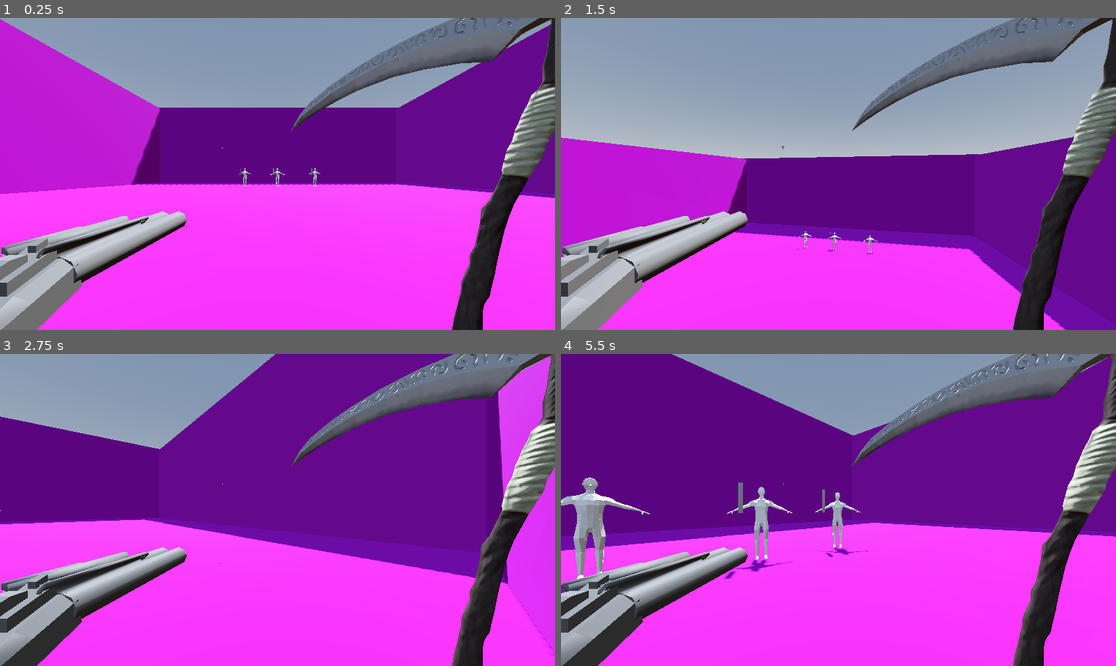
Above: before the commit, frames 1-4 (two rows, left to right).
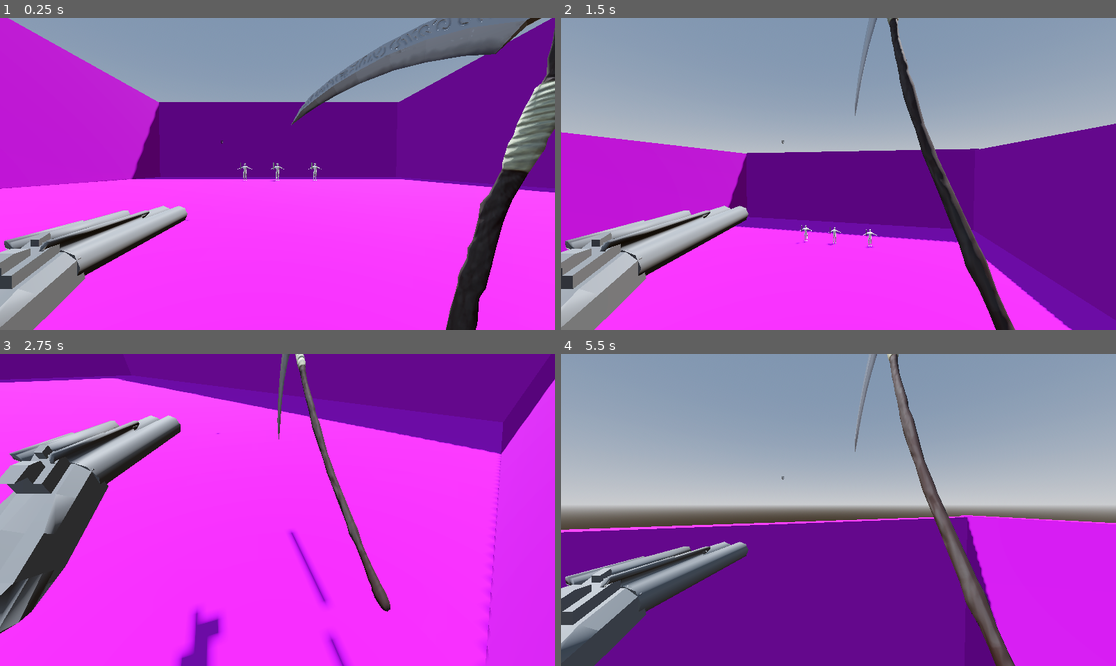
Above: after the commit, the same moments.

Repository: SeminixDev/pandora-boomer-shooter
Game: Godot game, scene res://World/world.tscn
Same seed, same stepped clock (60 frames per second), same inputs: the game is played once before the commit and once after it.
Inputs:
- Up to frame 1 (0.25 s): no input
- Up to frame 2 (1.5 s): tap Enter at 0.5 s; hold Right (right1) 0.53-1.28 s; hold S (down2) 0.53-1.28 s; hold Down (down1) from 1.28 s (still down); tap A (left2) at 1.35 s
- Up to frame 3 (2.75 s): release Down (down1) at 2.03 s; hold Right (right1) from 2.03 s (still down); hold D (right2) from 2.03 s (still down)
- Up to frame 4 (5.5 s): release Right (right1) at 2.78 s; release D (right2) at 2.78 s; hold Up (up1) 2.78-3.53 s; tap W (up2) at 2.85 s; hold S (down2) 3.53-4.28 s; hold Left (left1) 3.53-5.03 s; tap A (left2) at 4.35 s; hold Down (down1) from 5.03 s (still down); hold D (right2) from 5.03 s (still down)

The runs differ from the first frame. In frame 1, 12% of the frame differs, in the area x 0-100%, y 0-100%; in frame 2, 19%; in frame 3, 68%; in frame 4, 89%.

Commit message:
HEAVY SLAM!!!

Diff:
--- a/Enemy/enemy.gd
+++ b/Enemy/enemy.gd
@@ -29,6 +29,9 @@
 var stun_timer: float = 0.0
 
 # --- Common ---
+
+func _ready() -> void:
+	current_health = max_health
 
 func _physics_process(delta: float) -> void:
 	# Add gravity
--- a/Player/Player.tscn
+++ b/Player/Player.tscn
@@ -43,6 +43,75 @@
 "transitions": PackedFloat32Array(1),
 "update": 0,
 "values": [Vector3(0, 0, 0)]
+}
+
+[sub_resource type="Animation" id="Animation_00tjw"]
+resource_name = "heavy_leap"
+length = 0.4
+tracks/0/type = "value"
+tracks/0/imported = false
+tracks/0/enabled = true
+tracks/0/path = NodePath("ScytheAnimationPivot:position")
+tracks/0/interp = 2
+tracks/0/loop_wrap = true
+tracks/0/keys = {
+"times": PackedFloat32Array(0, 0.0001, 0.0002, 0.1, 0.4),
+"transitions": PackedFloat32Array(1, 1, 1, 1, 1),
+"update": 0,
+"values": [Vector3(0, 0, 0), Vector3(0, 0, 0), Vector3(0, 0, 0), Vector3(-0.485, 0.27, 0.515), Vector3(0.175, 0.69, -0.04)]
+}
+tracks/1/type = "value"
+tracks/1/imported = false
+tracks/1/enabled = true
+tracks/1/path = NodePath("ScytheAnimationPivot:rotation")
+tracks/1/interp = 2
+tracks/1/loop_wrap = true
+tracks/1/keys = {
+"times": PackedFloat32Array(0, 0.1, 0.4),
+"transitions": PackedFloat32Array(1, 1, 1),
+"update": 0,
+"values": [Vector3(0, 0, 0), Vector3(-0.46251225, -0.6230825, 0), Vector3(0.59864795, -0.6667158, 0)]
+}
+
+[sub_resource type="Animation" id="Animation_x3vf3"]
+resource_name = "heavy_slam_impact"
+tracks/0/type = "value"
+tracks/0/imported = false
+tracks/0/enabled = true
+tracks/0/path = NodePath("ScytheAnimationPivot:position")
+tracks/0/interp = 2
+tracks/0/loop_wrap = true
+tracks/0/keys = {
+"times": PackedFloat32Array(0, 0.13333334),
+"transitions": PackedFloat32Array(1, 1),
+"update": 0,
+"values": [Vector3(0.175, 0.69, -0.04), Vector3(0, 0, 0)]
+}
+tracks/1/type = "value"
+tracks/1/imported = false
+tracks/1/enabled = true
+tracks/1/path = NodePath("ScytheAnimationPivot:rotation")
+tracks/1/interp = 2
+tracks/1/loop_wrap = true
+tracks/1/keys = {
+"times": PackedFloat32Array(0, 0.13333334),
+"transitions": PackedFloat32Array(1, 1),
+"update": 0,
+"values": [Vector3(0.59864795, -0.6667158, 0), Vector3(1.6493361, -0.53232545, 0)]
+}
+tracks/2/type = "method"
+tracks/2/imported = false
+tracks/2/enabled = true
+tracks/2/path = NodePath(".")
+tracks/2/interp = 1
+tracks/2/loop_wrap = true
+tracks/2/keys = {
+"times": PackedFloat32Array(1),
+"transitions": PackedFloat32Array(1),
+"values": [{
+"args": [],
+"method": &"finish_attack"
+}]
 }
 
 [sub_resource type="Animation" id="Animation_od3ui"]
@@ -96,6 +165,8 @@
 [sub_resource type="AnimationLibrary" id="AnimationLibrary_00tjw"]
 _data = {
 &"RESET": SubResource("Animation_vtle1"),
+&"heavy_leap": SubResource("Animation_00tjw"),
+&"heavy_slam_impact": SubResource("Animation_x3vf3"),
 &"melee_swing": SubResource("Animation_od3ui")
 }
 
--- a/Player/player.gd
+++ b/Player/player.gd
@@ -35,10 +35,8 @@
 @onready var camera: Camera3D = %MainCamera
 var original_camera_rotation_x: float = 0.0
 
-# --- Node ---
-
 func _ready() -> void:
-	original_camera_rotation_x = camera.rotation.x
+	current_health = max_health
 
 	scythe.attack_finished.connect(_on_scythe_attack_finished)
 
@@ -64,6 +62,7 @@
 		State.HEAVY_SLAM:
 			handle_heavy_slam(delta)
 
+
 func handle_inputs(delta: float) -> void:
 	if current_state != State.NORMAL:
 		return # Lockout attacking/re-triggering while already attacking
@@ -86,6 +85,7 @@
 # --- Movement ---
 
 func move(delta: float, speed_multiplier: float = 1.0) -> void:
+
 	# 1. Handle Rotation (Turning)
 	if Input.is_action_pressed("left2"):
 		rotate_y(turn_speed * delta)
@@ -120,6 +120,9 @@
 		velocity.x = move_toward(velocity.x, 0, friction * delta)
 		velocity.z = move_toward(velocity.z, 0, friction * delta)
 
+	# Move camera back when not heavy slamming
+	camera.rotation_degrees.x = move_toward(original_camera_rotation_x, -40.0, 100 * delta)
+
 	# Execute Movement
 	move_and_slide()
 
@@ -173,7 +176,7 @@
 
 func handle_heavy_slam(delta: float) -> void:
 	# Face camera downward
-	camera.rotation_degrees.x = move_toward(camera.rotation_degrees.x, -75.0, 300 * delta)
+	camera.rotation_degrees.x = move_toward(camera.rotation_degrees.x, -40.0, 100 * delta)
 
 	# Plunge velocity (Down + Camera Forward/Backward/Strafe control)
 	var input_direction := Vector3.ZERO
@@ -196,7 +199,6 @@
 		trigger_slam_impact()
 
 func trigger_slam_impact() -> void:
-	camera.rotation.x = original_camera_rotation_x
 	scythe.play_heavy_slam_impact()
 	scythe.set_heavy_active(true)
 
--- a/World/world.tscn
+++ b/World/world.tscn
@@ -69,12 +69,15 @@
 
 [node name="Enemy" parent="Enemies" unique_id=2141865840 instance=ExtResource("2_8a836")]
 transform = Transform3D(-0.9806762, 0, -0.19563816, 0, 1, 0, 0.19563816, 0, -0.9806762, 0, 1, -10.566)
+max_health = 1000
 
 [node name="Enemy2" parent="Enemies" unique_id=1120158493 instance=ExtResource("2_8a836")]
 transform = Transform3D(-0.9806762, 0, -0.19563816, 0, 1, 0, 0.19563816, 0, -0.9806762, -3.7650156, 1, -10.566)
+max_health = 1000
 
 [node name="Enemy4" parent="Enemies" unique_id=1538839082 instance=ExtResource("2_8a836")]
 transform = Transform3D(-0.9806762, 0, -0.19563816, 0, 1, 0, 0.19563816, 0, -0.9806762, 4.330942, 1, -10.566)
+max_health = 1000
 
 [node name="Environment" type="Node" parent="." unique_id=2127158984]
 
